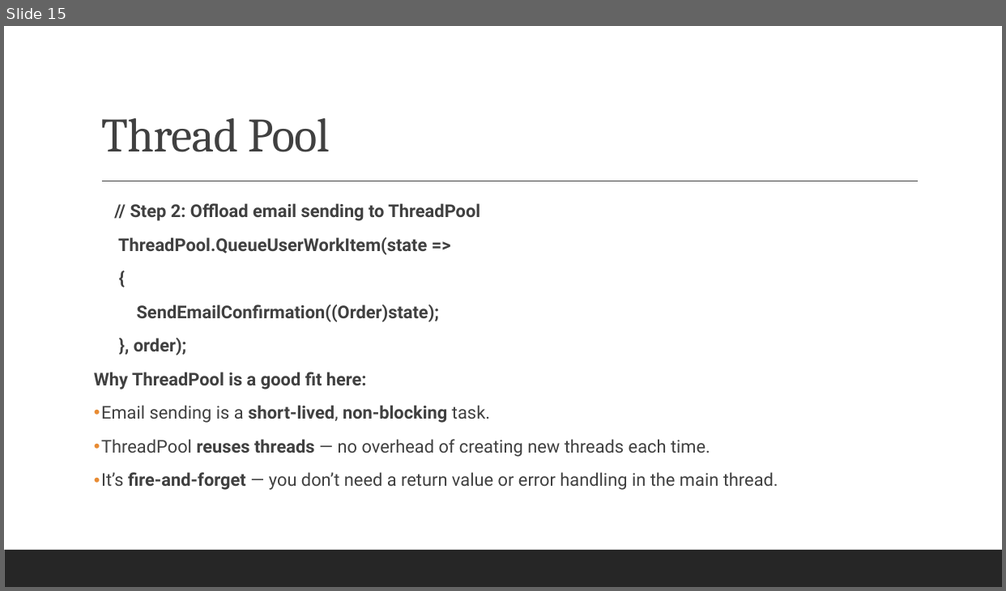
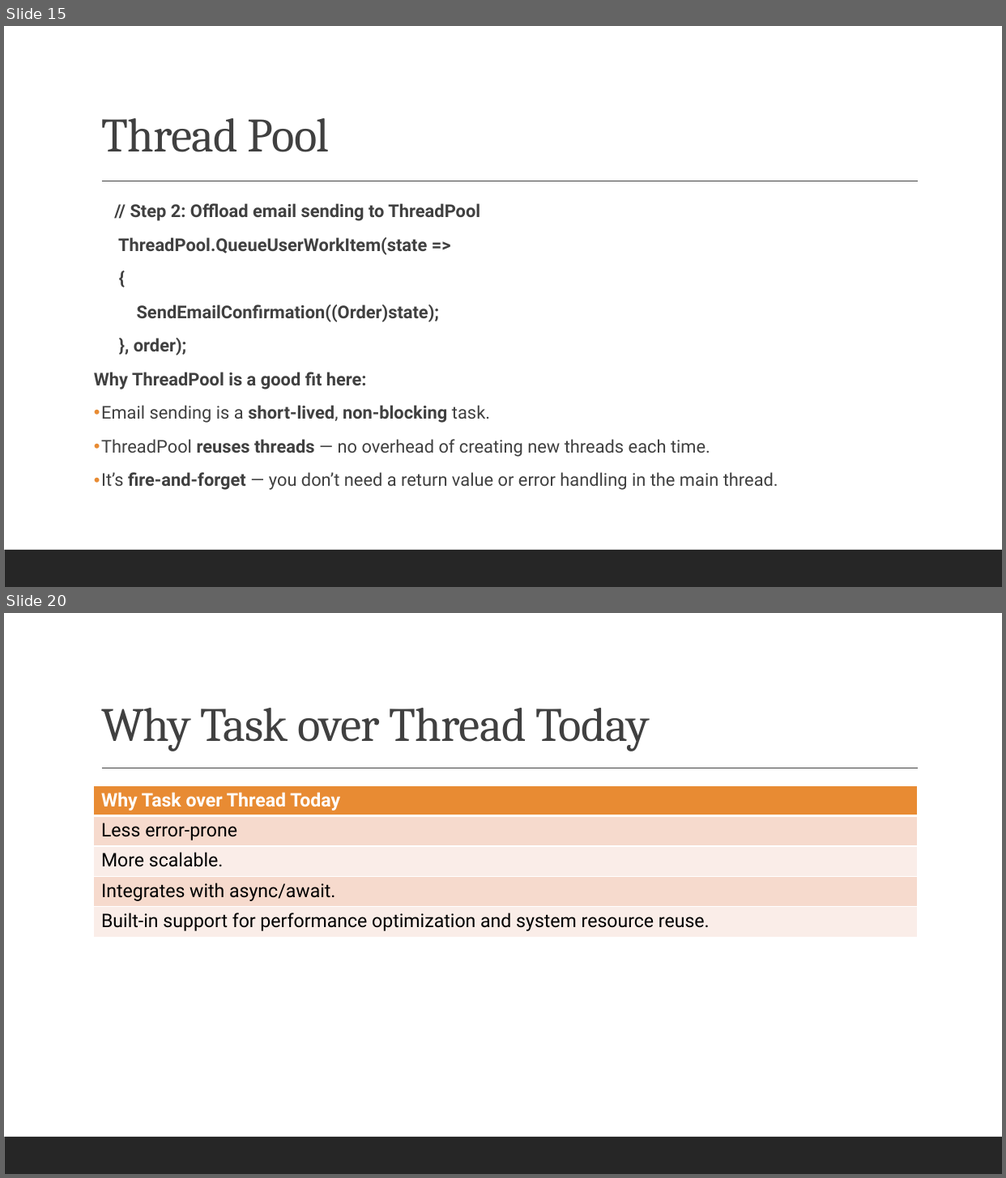
Before and after one commit to bhushanpoojary/MultiThreadingDotNet, a slide deck: PPT/Mastering Multithreading in DotNet.pptx. Shown one above the other, each under a label of ours: slide 15 before the commit, slides 15 and 20 after it; the slides between them are not shown. The pictures are 1006x591 and 1006x1178 pixels, drawn with LibreOffice and Linux fonts; fonts in the diff are those of the drawing. Boxes give left, top, right and bottom in pixels: in the first picture for what was removed or moved away, otherwise in the second. Text is boxed around its words. In the diff, an @@ line names an element or a change of style, - is before the commit and + after.

Commit message:
Renamed the file for threadpool and added details for task in PPT

```diff
--- a/PPT/Mastering Multithreading in DotNet.pptx
+++ b/PPT/Mastering Multithreading in DotNet.pptx
@@ slide 20 added at (x1=4, y1=613, x2=1002, y2=1174), background #FFFFFF; not listed: 2 template elements that a slide beside it also shows @@
@@ title added at (x1=101, y1=708, x2=649, y2=752), 46 pt, text #404040 @@
+Why Task over Thread Today
@@ table added at (x1=94, y1=786, x2=918, y2=938), 5 rows, 1 columns @@
+Why Task over Thread Today
+Less error-prone
+More scalable.
+Integrates with async/await.
+Built-in support for performance optimization and system resource reuse.
```
Also in this commit, not shown: 1 slide changed, 3 other slides added, 3 other files.
